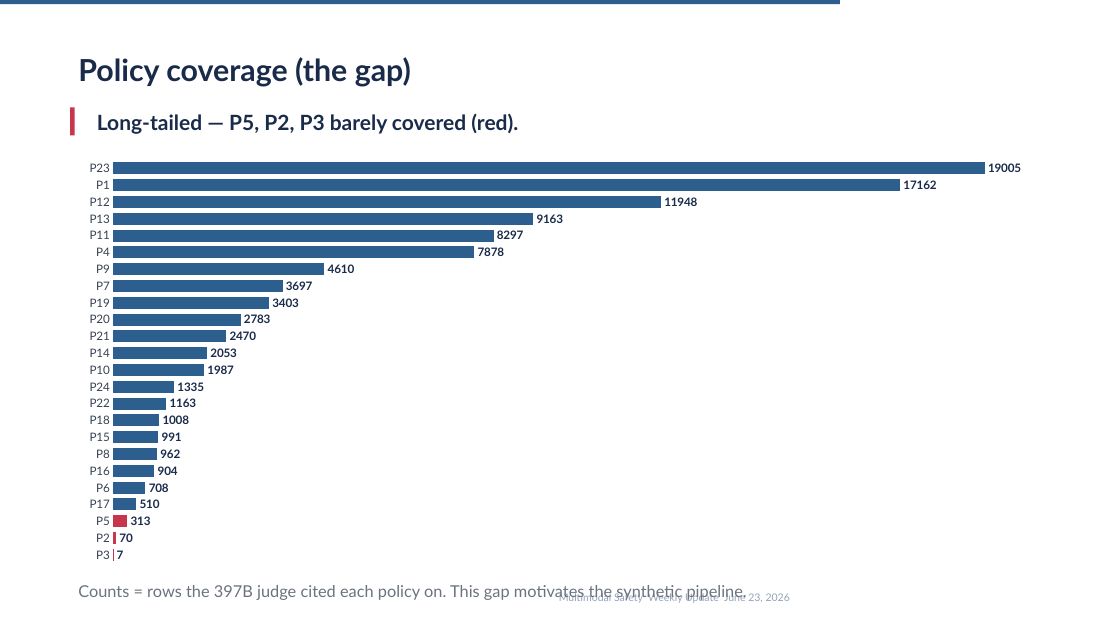
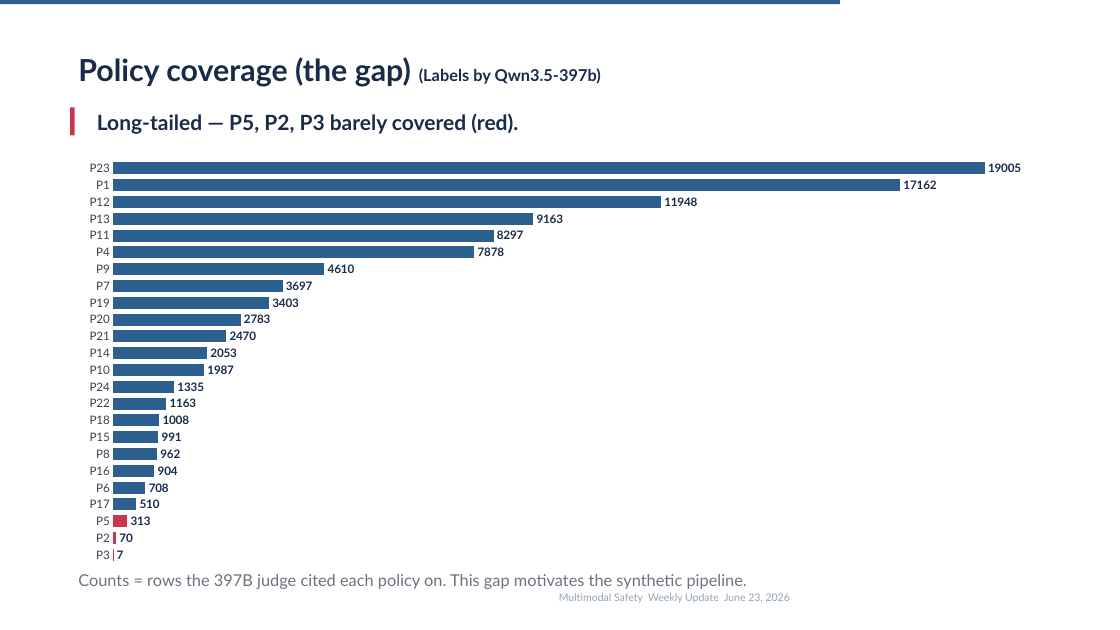
Before and after one commit to kunjcr2/A10-Internship-Progress, a slide deck: slide 8 of week-05/VLMSync4.pptx (slide 9 before the commit). Drawn at 1120x630 pixels with LibreOffice and Linux fonts; fonts in the diff are those of the drawing. Boxes give left, top, right and bottom in pixels: in the first picture for what was removed or moved away, otherwise in the second. Text is boxed around its words. In the diff, an @@ line names an element or a change of style, - is before the commit and + after.

```diff
--- a/week-05/VLMSync4.pptx
+++ b/week-05/VLMSync4.pptx
@@ text at (78, 57, 601, 86): text changed @@
-Policy coverage (the gap)
+Policy coverage (the gap) (Labels by Qwn3.5-397b)
@@ text "Counts = rows the 397B ...": place and size @@
-text "Counts = rows the 397B ..." at (78, 585, 747, 602)
+text "Counts = rows the 397B ..." at (78, 574, 747, 589)
```
Also in this commit, not shown: 12 other slides changed, 1 slide added, 2 slides removed, 1 other file.
